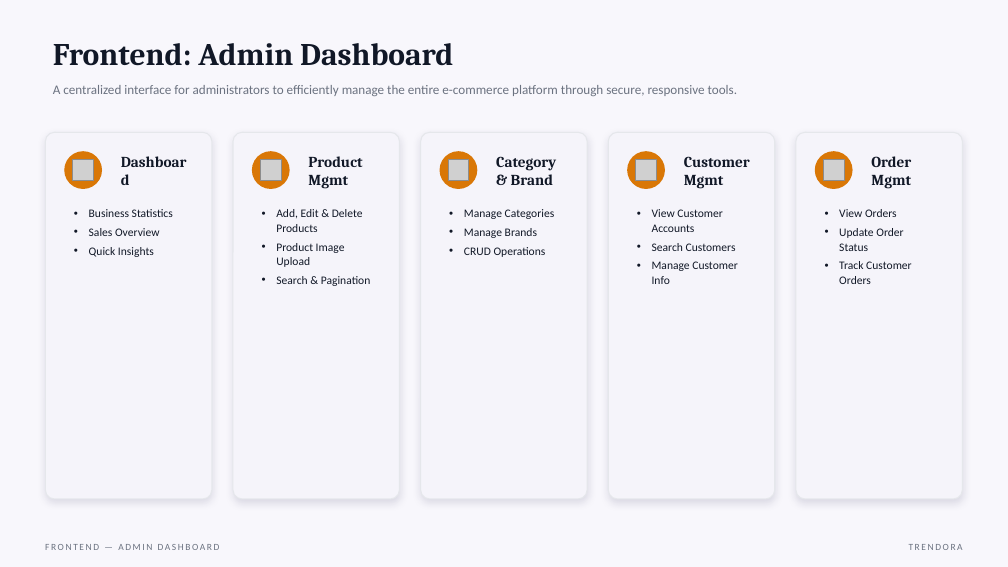
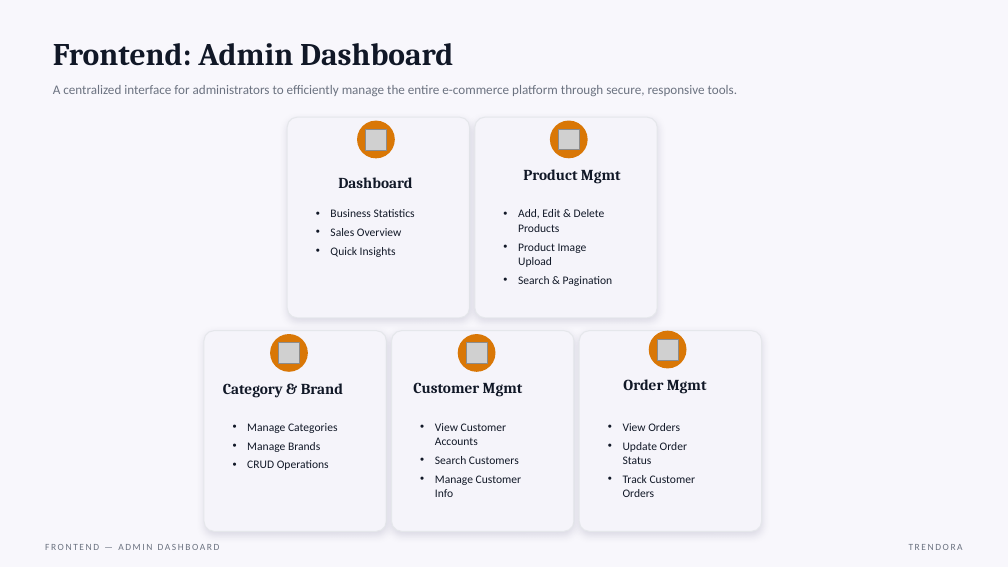
Before and after one commit to Mostafa-Elabsawy/DEPI-Graduation-Project, a slide deck: slide 8 of Presentation.pptx. Drawn at 1008x567 pixels with LibreOffice and Linux fonts; fonts in the diff are those of the drawing; grey boxes stand for pictures. Boxes give left, top, right and bottom in pixels: in the first picture for what was removed or moved away, otherwise in the second. Text is boxed around its words. In the diff, an @@ line names an element or a change of style, - is before the commit and + after.

```diff
--- a/Presentation.pptx
+++ b/Presentation.pptx
@@ rounded rectangle: place and size @@
-rounded rectangle at bbox=[45, 132, 212, 499]
+rounded rectangle at bbox=[287, 117, 470, 318]
@@ rounded rectangle: place and size @@
-rounded rectangle at bbox=[233, 132, 399, 499]
+rounded rectangle at bbox=[475, 117, 657, 318]
@@ ellipse: place and size @@
-ellipse at bbox=[64, 151, 102, 189]
+ellipse at bbox=[357, 121, 395, 159]
@@ picture: place and size @@
-picture at bbox=[73, 160, 94, 181]
+picture at bbox=[366, 129, 387, 150]
@@ ellipse: place and size @@
-ellipse at bbox=[252, 151, 290, 189]
+ellipse at bbox=[550, 120, 588, 158]
@@ picture: place and size @@
-picture at bbox=[260, 160, 281, 181]
+picture at bbox=[559, 129, 580, 150]
@@ text "Dashboard" rewrapped from bbox=[158, 544, 220, 550] to bbox=[338, 177, 412, 188] @@
@@ text "Product Mgmt" rewrapped from bbox=[308, 156, 362, 189] to bbox=[523, 169, 621, 184] @@
@@ text "Business Statistics": place and size @@
-text "Business Statistics" at bbox=[89, 209, 173, 257]
+text "Business Statistics" at bbox=[330, 209, 415, 257]
@@ text "Add, Edit & Delete Products": place and size @@
-text "Add, Edit & Delete Products" at bbox=[276, 209, 371, 286]
+text "Add, Edit & Delete Products" at bbox=[518, 209, 613, 286]
@@ rounded rectangle: place and size @@
-rounded rectangle at bbox=[420, 132, 587, 499]
+rounded rectangle at bbox=[204, 330, 386, 531]
@@ rounded rectangle: place and size @@
-rounded rectangle at bbox=[609, 132, 775, 499]
+rounded rectangle at bbox=[392, 330, 574, 531]
@@ 2 pictures, 2 ellipses: place and size @@
-2 pictures, 2 ellipses at bbox=[439, 151, 665, 189]
+2 pictures, 2 ellipses at bbox=[270, 334, 495, 372]
@@ rounded rectangle: place and size @@
-rounded rectangle at bbox=[796, 132, 963, 499]
+rounded rectangle at bbox=[579, 330, 761, 531]
@@ ellipse: place and size @@
-ellipse at bbox=[815, 151, 853, 189]
+ellipse at bbox=[649, 330, 687, 368]
@@ picture: place and size @@
-picture at bbox=[823, 160, 845, 181]
+picture at bbox=[657, 340, 678, 361]
@@ text "Category & Brand" rewrapped from bbox=[496, 156, 556, 185] to bbox=[223, 383, 343, 398] @@
@@ text "Customer Mgmt" rewrapped from bbox=[684, 156, 750, 189] to bbox=[413, 382, 523, 397] @@
@@ text "Order Mgmt" rewrapped from bbox=[871, 156, 911, 189] to bbox=[623, 379, 707, 394] @@
@@ text "Manage Categories": place and size @@
-text "Manage Categories" at bbox=[464, 209, 555, 257]
+text "Manage Categories" at bbox=[247, 423, 338, 470]
@@ text "View Customer Accounts": place and size @@
-text "View Customer Accounts" at bbox=[652, 209, 738, 284]
+text "View Customer Accounts" at bbox=[435, 423, 522, 497]
@@ text "View Orders" rewrapped from bbox=[839, 209, 912, 284] to bbox=[623, 442, 696, 497] @@
```
Also in this commit, not shown: 14 other slides changed.
